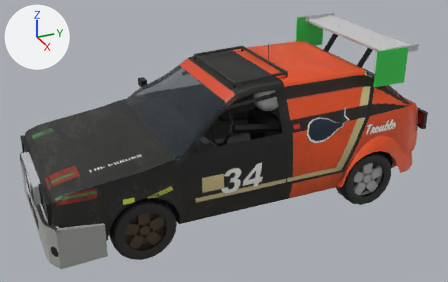
A saved change to the glTF model public/cars/field/models/34.glb.
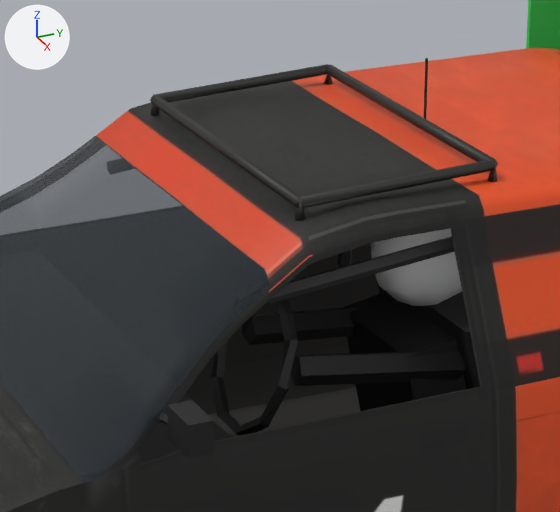
There are two pictures of each version: one whole from a camera (50 mm lens) standing at (5.08, -2.35, 3.14) and looking at (0.07, -0.1, 0.64), one close up on the part from 34% to 68% of the width and 10% to 59% of the height. Every picture has the same lights, and +X, +Y and +Z are marked at upper left. The last two pictures show the newer version. Vertices at exactly the same position are counted once.

The scene before the commit, as lines of its bpy script (objects in view):
```python
me_body_mesh = bpy.data.meshes.new('body_mesh')
me_body_mesh.from_pydata(...)  # 3971 vertices, 7344 faces; spans x -0.89..0.89, y -1.96..1.81, z 0.12..1.57
# faces by material slot: [6926, 224, 194]
me_body_mesh.materials.append(mat_car34_livery)  # picture img_34_livery
me_body_mesh.materials.append(mat_car34_glass)  # dark blue #232c33
me_body_mesh.materials.append(mat_car34_chrome0)  # picture img_34_livery
ob_body = bpy.data.objects.new('body', me_body_mesh)
ob_body.location = (0.0, 0.0, 0.0)
```
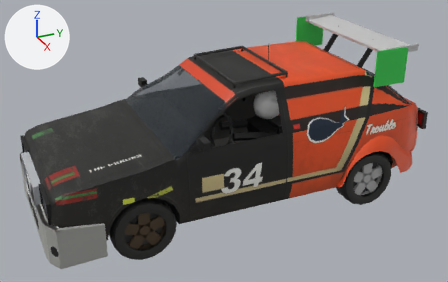
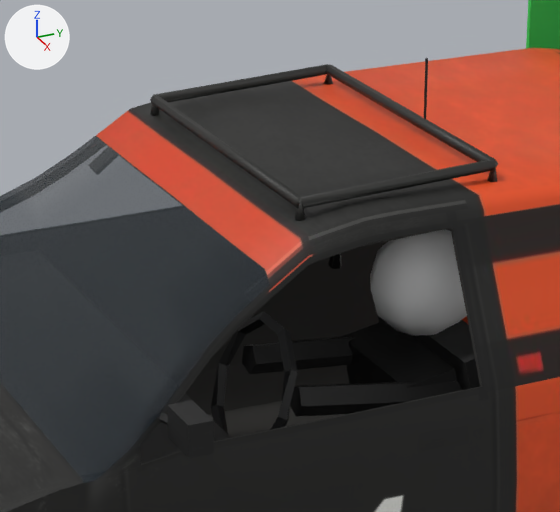
Where the change shows, as pixel boxes (x1, y1, x2, y2) in the close-ups (560 x 512 px; the box of a moved part takes in the faces that stretch with it):
part 1 of me_body_mesh, added: after (378, 316, 480, 390)
part 2 of me_body_mesh, moved or reshaped: before (343, 291, 466, 411); after (342, 321, 457, 388)
part 3 of me_body_mesh, moved or reshaped: before (290, 351, 465, 386); after (290, 381, 462, 416)
part 4 of me_body_mesh, added: after (370, 229, 467, 336)
part 5 of me_body_mesh, rebuilt (mostly hidden afterwards): before (267, 236, 455, 304); after (357, 231, 434, 248)
part 6 of me_body_mesh, reshaped: before (211, 229, 480, 436); after (211, 253, 356, 434)

What changed in the scene script:
```text
Change me_body_mesh:
    used by ob_body; location = (0.0, 0.0, 0.0)
    remove me_body_mesh.from_pydata(...)  # 3971 vertices, 7344 faces; spans x -0.89..0.89, y -1.96..1.81, z 0.12..1.57
    add me_body_mesh.from_pydata(...)  # 3941 vertices, 7284 faces; spans x -0.89..0.89, y -1.96..1.81, z 0.12..1.57
    me_body_mesh part 1: the loose piece of 8 vertices spanning x 0.11..0.61, y 0.2..0.46, z 0.41..1.05 is copied, and the copy is moved by (0.0, 0.0, -0.08); it spans x 0.11..0.61, y 0.2..0.46, z 0.33..0.97
    me_body_mesh part 2: the loose piece of 8 vertices spanning x 0.18..0.54, y 0.08..0.38, z 0.43..0.99 is moved by (0.0, 0.0, -0.08)
    me_body_mesh part 3: the loose piece of 10 vertices spanning x 0.47..0.57, y -0.21..0.23, z 0.87..1.0 is moved by (0.0, 0.0, -0.08)
    me_body_mesh part 4: a new loose piece, an icosphere of 80 faces spanning x 0.23..0.49, y 0.07..0.37, z 0.93..1.21, in mat_car34_livery (picture img_34_livery)
    me_body_mesh part 5: the loose piece of 10 vertices spanning x 0.5..0.54, y -0.29..0.53, z 1.15..1.28 is rebuilt with 15 vertices and now spans x 0.5..0.55, y -0.34..0.5, z 1.15..1.32
    me_body_mesh part 6
    145 vertices are removed from x -0.74..0.74, y -0.32..0.55, z 0.41..1.3
    332 faces are deleted
    40 vertices move from x 0.11..0.7, y -0.32..0.55, z 0.41..1.25 to x -0.55..0.74, y -0.32..0.52, z 0.68..1.32
    55 vertices are added at x -0.74..0.73, y -0.34..0.52, z 0.68..1.32
    5 new vertices lie (0.09, 0.0, 0.18) away from vertices in x -0.71..-0.67, y 0.48..0.52, z 0.93..0.94
    170 new faces join them, mat_car34_livery (picture img_34_livery)
    other edits to the shape of me_body_mesh do not show in these pictures
```
